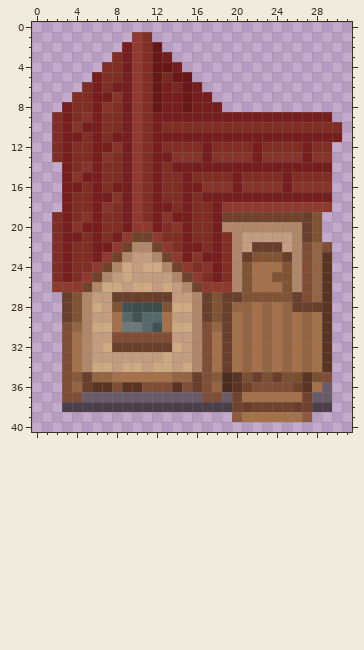
Pixel-art sprite: Delivery driver assets/house3.png. The picture above is the old version.
The file is 32x41 pixels. Colours within 5 levels of each other are drawn and written as one.
The same view after the edit:
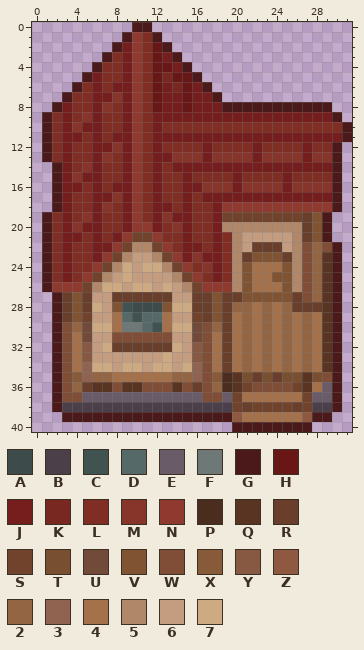
Palette (. is transparent): A #3d4b4a  B #4b3f4a  C #405351  D #556968  E #695c68  F #6d7877  G #4b1919  H #691616  J #761d1d  K #782820  L #802d24  M #87342b  N #8f392f  P #4b2d20  Q #5a3423  R #693f2c  S #71432d  T #784f30  U #714a39  V #805433  W #804d36  X #875a39  Y #875842  Z #8f5941  2 #936543  3 #8f6350  4 #a5714b  5 #b18769  6 #c49c7f  7 #ceaa82
The edit:
Changed rows in their new state; - is an unchanged pixel.
first column x 1:
 0 ---------GG--------------------
 1 --------G--G-------------------
 2 -------G----G------------------
 3 ------G------G-----------------
 4 -----G--------G----------------
 5 ----G----------G---------------
 6 ---G------------G--------------
 7 --G--------------G-------------
 8 -G----------------GGGGGGGGGGG--
 9 G----------------------------G-
10 G-----------------------------G
11 G-----------------------------G
12 G----------------------------G-
13 G----------------------------G-
14 -G---------------------------G-
15 -G---------------------------G-
16 -G---------------------------G-
17 -G---------------------------G-
18 -G---------------------------G-
19 G---------------------------G--
20 G---------------------------G--
21 G---------------------------G--
22 G----------------------------G-
23 G----------------------------G-
24 G----------------------------G-
25 G----------------------------G-
26 G----------------------------G-
27 -G--R----------R-------------G-
28 -G--R----------R-------------G-
29 -G--S----------S-------------G-
30 -G--U----------U-------------G-
31 -G--U----------U-------------G-
32 -G--Y----------Y-------------G-
33 -G--Y----------Y-------------G-
34 -G--3----------3-------------G-
35 -G--3----------3-------------G-
36 -G---------------------------G-
37 -G---------------------------G-
38 -G---------------------------G-
39 --GGGGGGGGGGGGGGGGG--------GG--
40 -------------------GGGGGGGG----
Pixel boxes of the changes (left, top, right, bottom) in both pictures:
changed: (42, 22, 352, 432)
